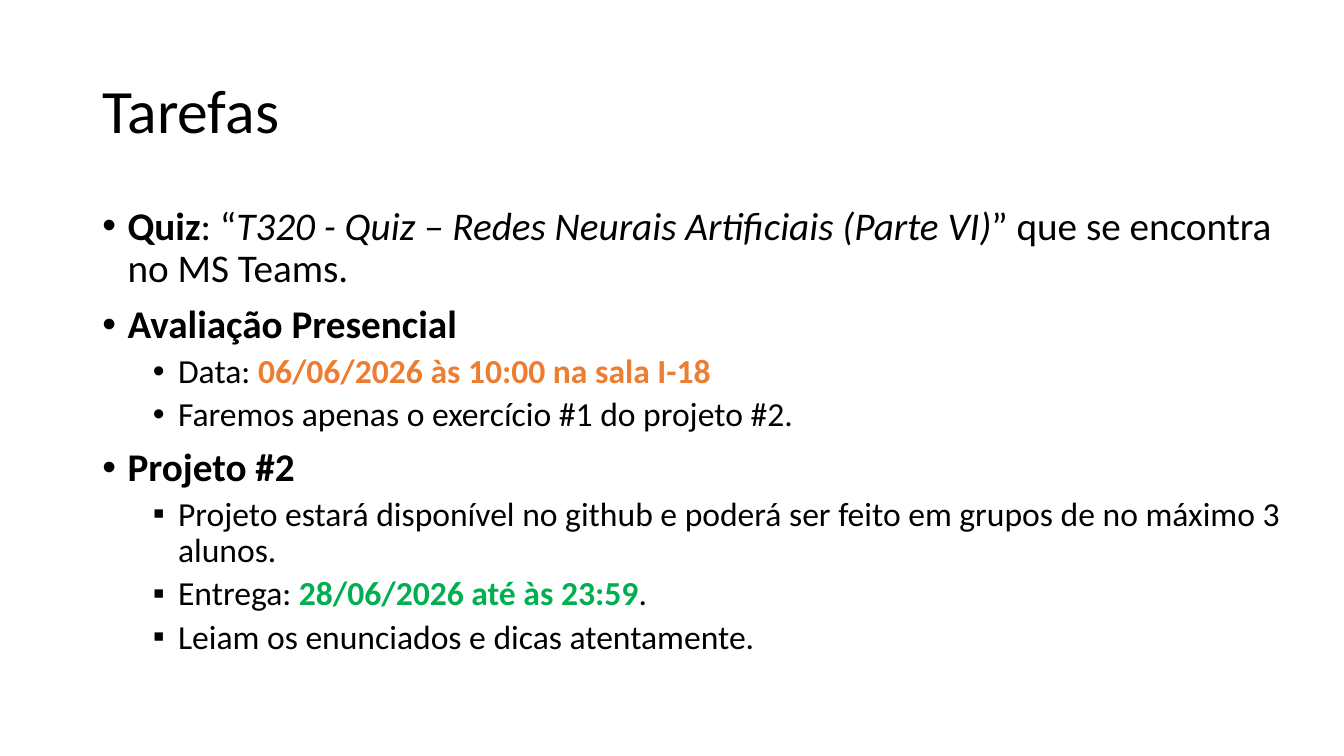
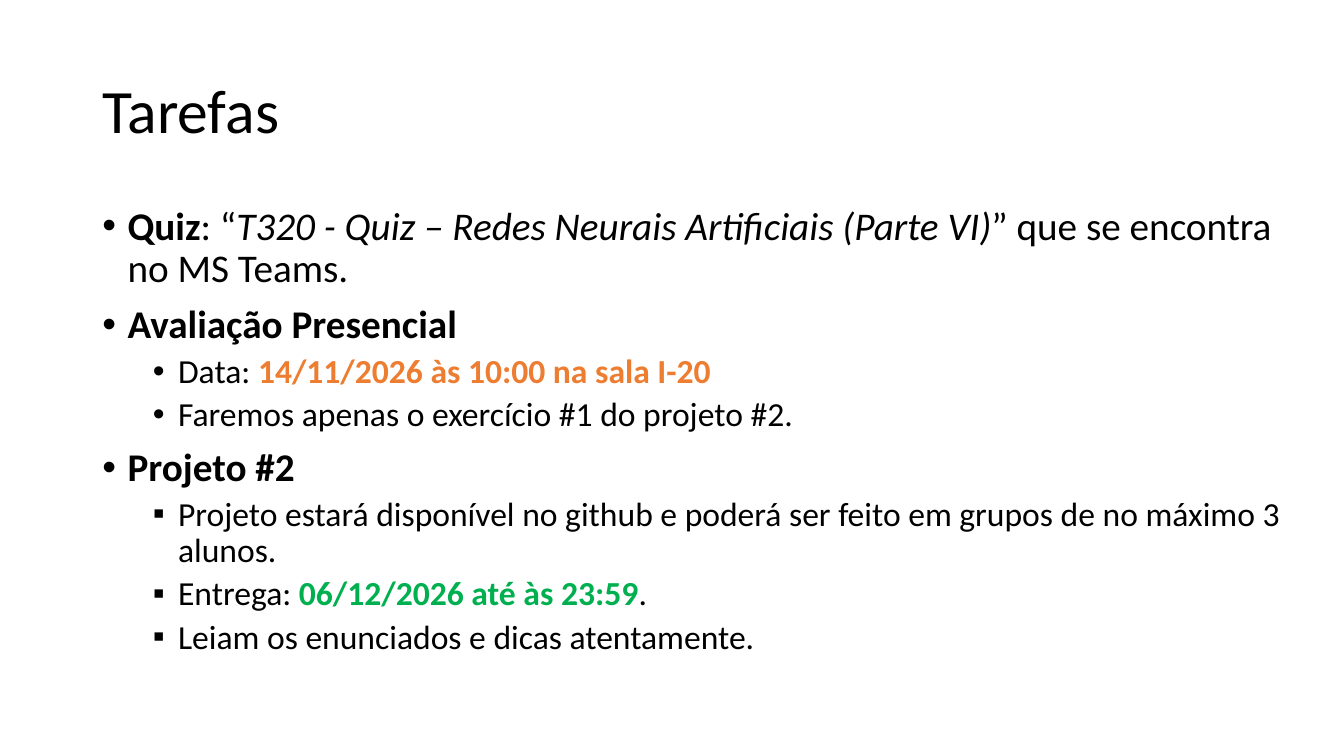
Before and after one commit to zz4fap/t320_aprendizado_de_maquina, a slide deck: slide 39 of slides/T320_Redes_Neurais_Artificiais (Parte III).pptx. Drawn at 1344x756 pixels with LibreOffice and Linux fonts; fonts in the diff are those of the drawing. Boxes give left, top, right and bottom in pixels: in the first picture for what was removed or moved away, otherwise in the second. Text is boxed around its words. In the diff, an @@ line names an element or a change of style, - is before the commit and + after.

Commit message:
new slides

```diff
--- a/slides/T320_Redes_Neurais_Artificiais (Parte III).pptx
+++ b/slides/T320_Redes_Neurais_Artificiais (Parte III).pptx
@@ text at [178, 359, 710, 385]: text changed @@
-  • Data: 06/06/2026 às 10:00 na sala I-18
+  • Data: 14/11/2026 às 10:00 na sala I-20
@@ text at [178, 581, 647, 611]: text changed @@
-  ▪ Entrega: 28/06/2026 até às 23:59.
+  ▪ Entrega: 06/12/2026 até às 23:59.
```
